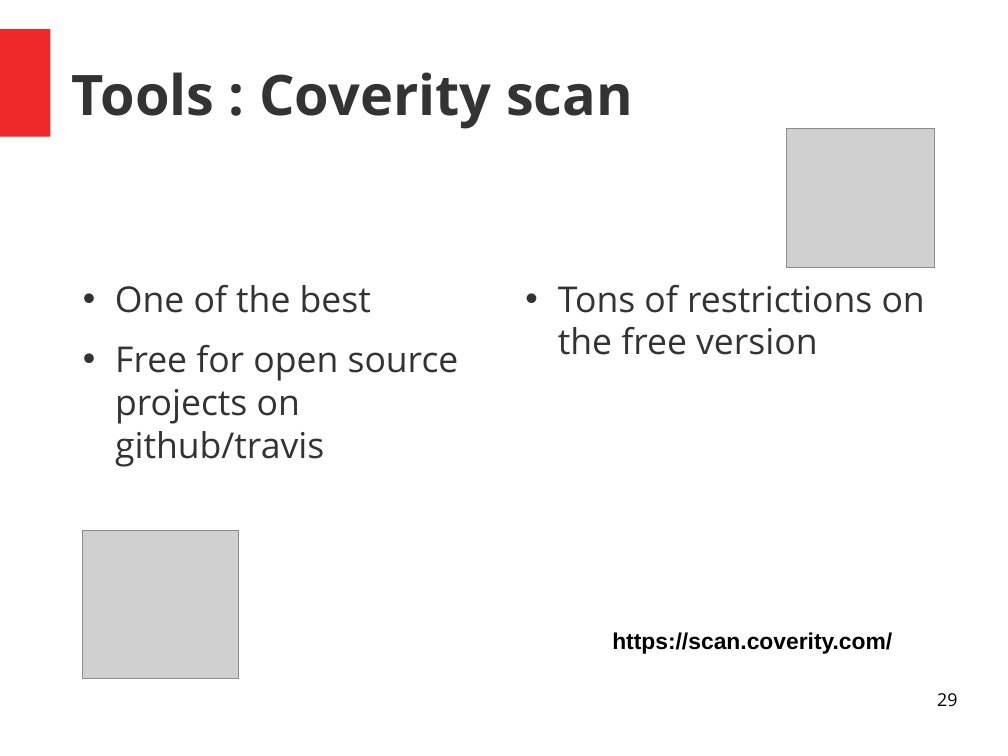
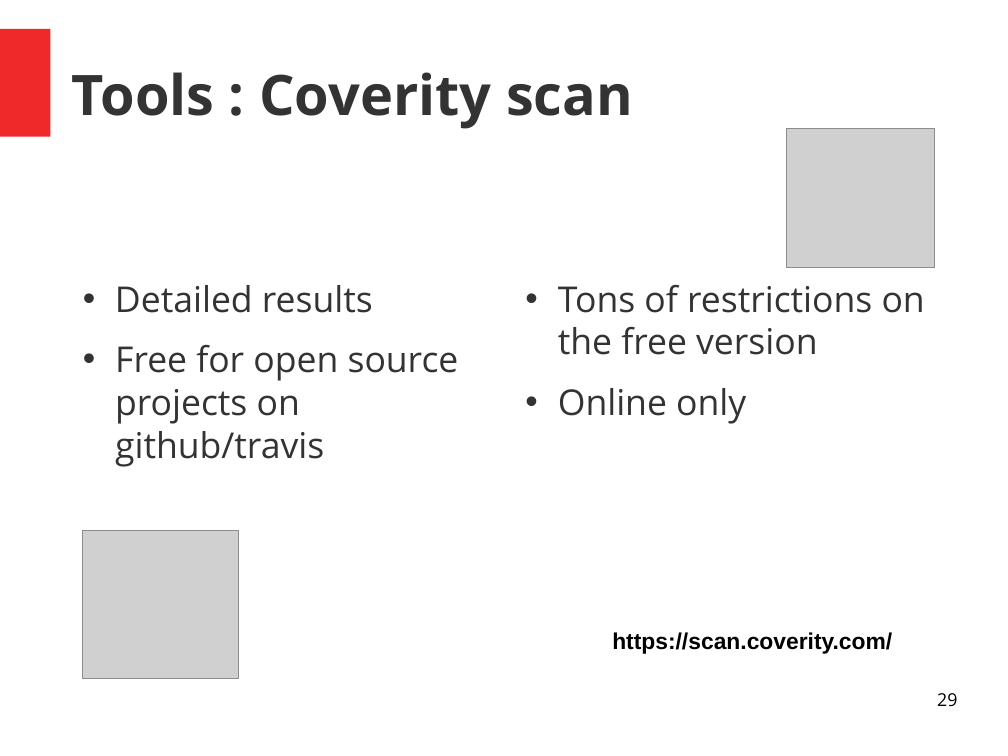
Before and after one commit to PandaChauve/StaticAnalysisTests, a slide deck: slide 29 of Untitled 1.odp. Drawn at 1008x756 pixels with LibreOffice and Linux fonts; fonts in the diff are those of the drawing; grey boxes stand for pictures. Boxes give left, top, right and bottom in pixels: in the first picture for what was removed or moved away, otherwise in the second. Text is boxed around its words. In the diff, an @@ line names an element or a change of style, - is before the commit and + after.

Commit message:
updating coverityscan

```diff
--- a/Untitled 1.odp
+++ b/Untitled 1.odp
@@ text at <box>115,285,373,313</box>: text changed @@
-• One of the best
+• Detailed results
@@ text at <box>558,388,746,424</box>: paragraph added @@
+• Online only
```
Also in this commit, not shown: 7 other slides changed.
